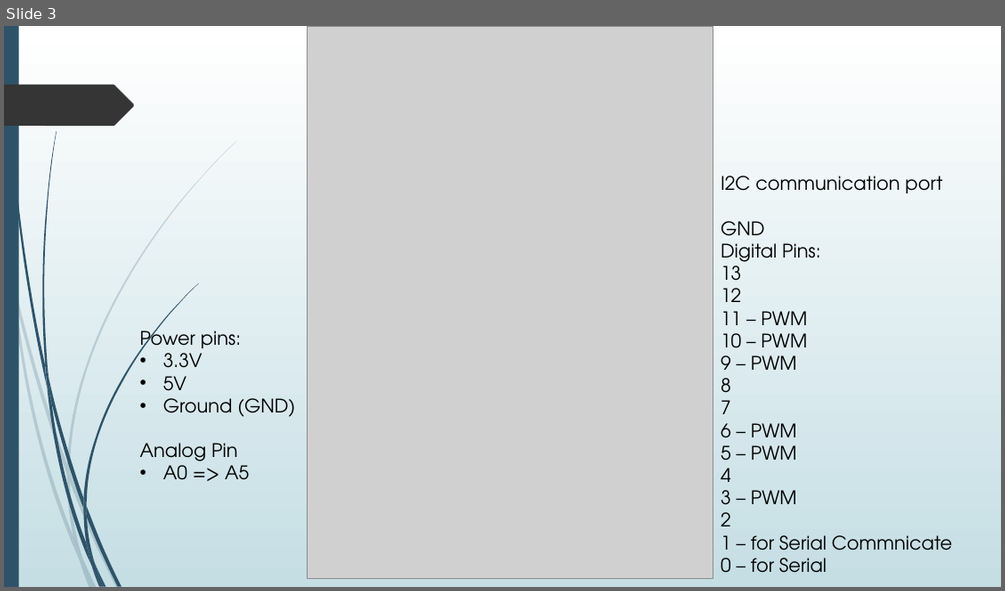
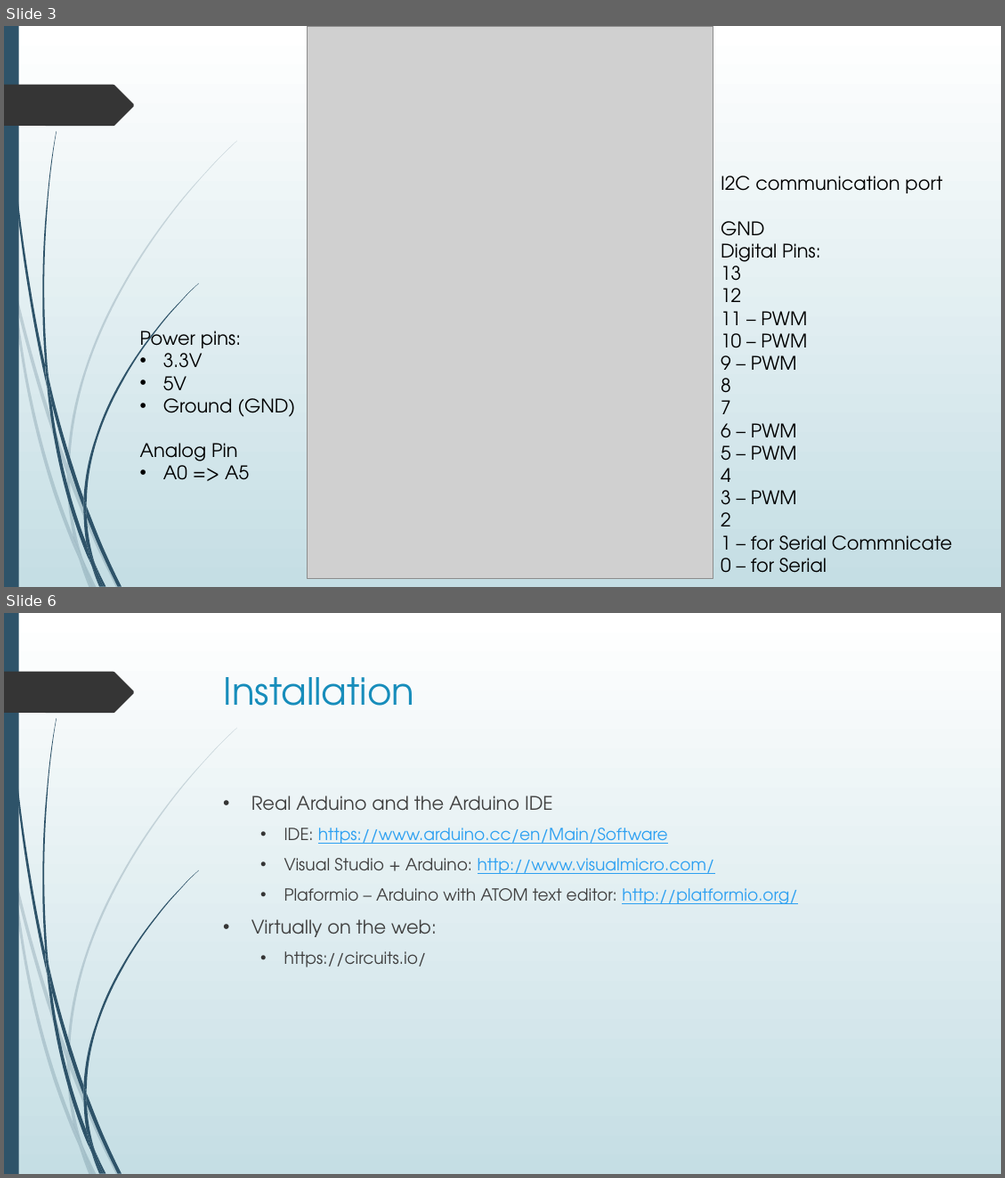
Before and after one commit to nxphi47/arduinoWSntuoss, a slide deck: Arduino_workshop.pptx. Shown one above the other, each under a label of ours: slide 3 before the commit, slides 3 and 6 after it; the slides between them are not shown. The pictures are 1005x591 and 1005x1178 pixels, drawn with LibreOffice and Linux fonts; fonts in the diff are those of the drawing; grey boxes stand for pictures. Boxes give left, top, right and bottom in pixels: in the first picture for what was removed or moved away, otherwise in the second. Text is boxed around its words. In the diff, an @@ line names an element or a change of style, - is before the commit and + after.

```diff
--- a/Arduino_workshop.pptx
+++ b/Arduino_workshop.pptx
@@ slide 6 added at [4,613,1001,1174], background gradient #FFFFFF to #C5DEE5; not listed: 24 template elements that a slide beside it also shows @@
@@ title added at [224,677,415,706], 36 pt, text #178DBB @@
+Installation
@@ text added at [251,795,798,967], 16 pt, text #404040 @@
+• Real Arduino and the Arduino IDE
+  • IDE: https://www.arduino.cc/en/Main/Software
+  • Visual Studio + Arduino: http://www.visualmicro.com/
+  • Plaformio – Arduino with ATOM text editor: http://platformio.org/
+• Virtually on the web:
+  • https://circuits.io/
```
Also in this commit, not shown: 1 slide changed, 11 other slides added, 3 other files.
